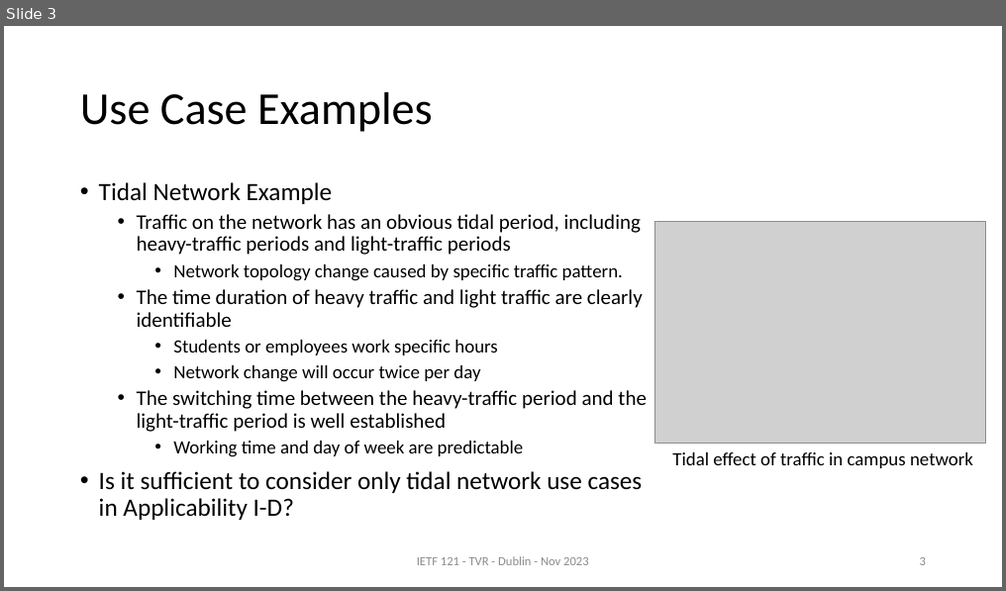
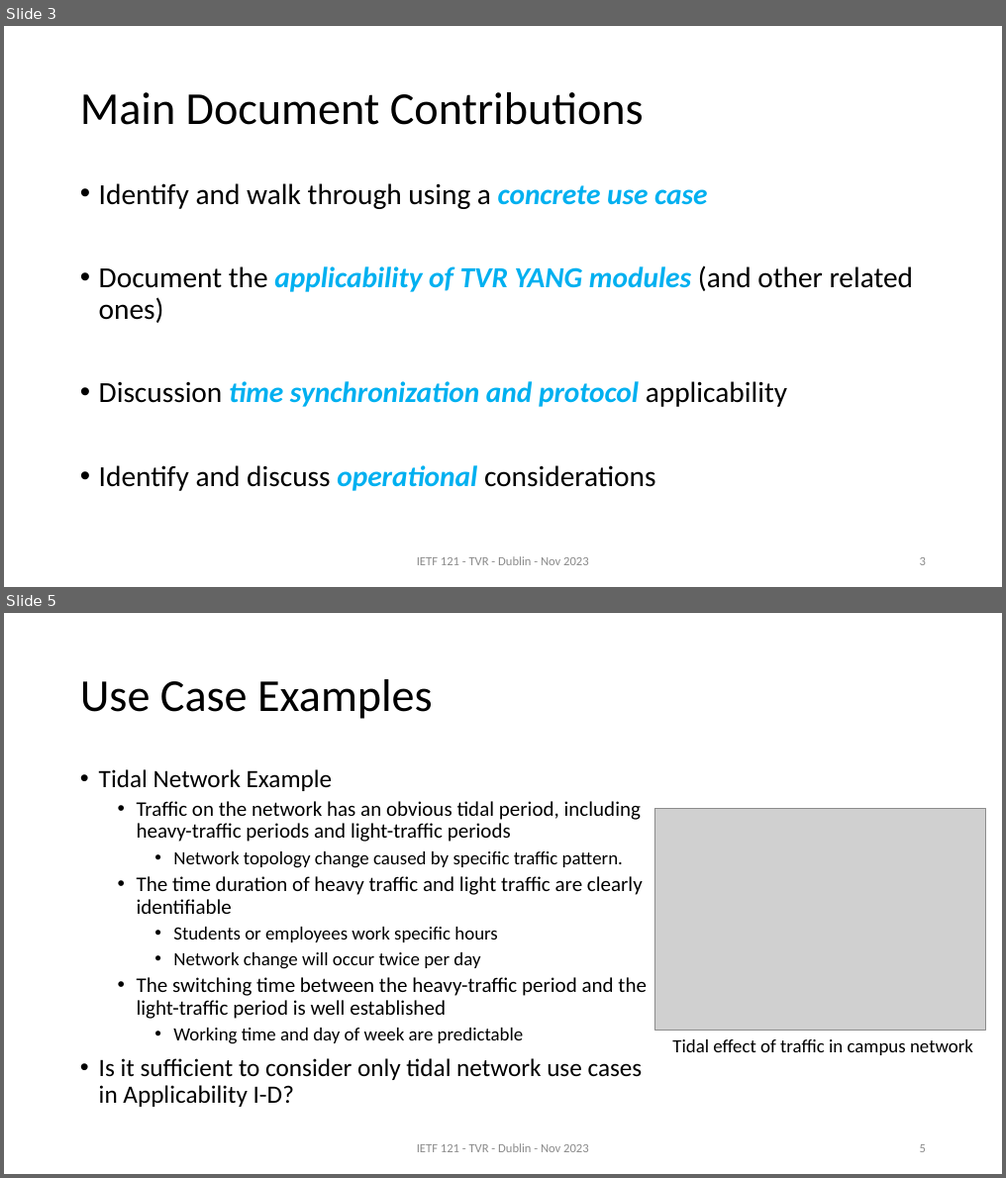
Before and after one commit to zhangli-abcd/TVR-Applicability, a slide deck: slides-121-tvr-applicability-statement v01.pptx. Shown one above the other, each under a label of ours: slide 3 before the commit, slides 3 and 5 after it; the slides between them are not shown. The pictures are 1006x591 and 1006x1178 pixels, drawn with LibreOffice and Linux fonts; fonts in the diff are those of the drawing; grey boxes stand for pictures. Boxes give left, top, right and bottom in pixels: in the first picture for what was removed or moved away, otherwise in the second. Text is boxed around its words. In the diff, an @@ line names an element or a change of style, - is before the commit and + after.

```diff
--- a/slides-121-tvr-applicability-statement v01.pptx
+++ b/slides-121-tvr-applicability-statement v01.pptx
@@ slide 3 added at [4, 26, 1002, 587], background #FFFFFF @@
@@ title added at [80, 92, 644, 125], 44 pt, text #000000 @@
+Main Document Contributions
@@ text added at [99, 183, 914, 491], 28 pt, text #000000 @@
+• Identify and walk through using a concrete use case
+• Document the applicability of TVR YANG modules (and other related ones)
+• Discussion time synchronization and protocol applicability
+• Identify and discuss operational considerations
@@ text added at [417, 557, 589, 566], 12 pt, text #8C8C8C @@
+IETF 121 - TVR - Dublin - Nov 2023
@@ page number added at [920, 558, 926, 566], 12 pt, text #8C8C8C @@
+3
@@ what was slide 3 is now slide 5 @@
```
Also in this commit, not shown: 12 slides changed, 1 other slide added.
